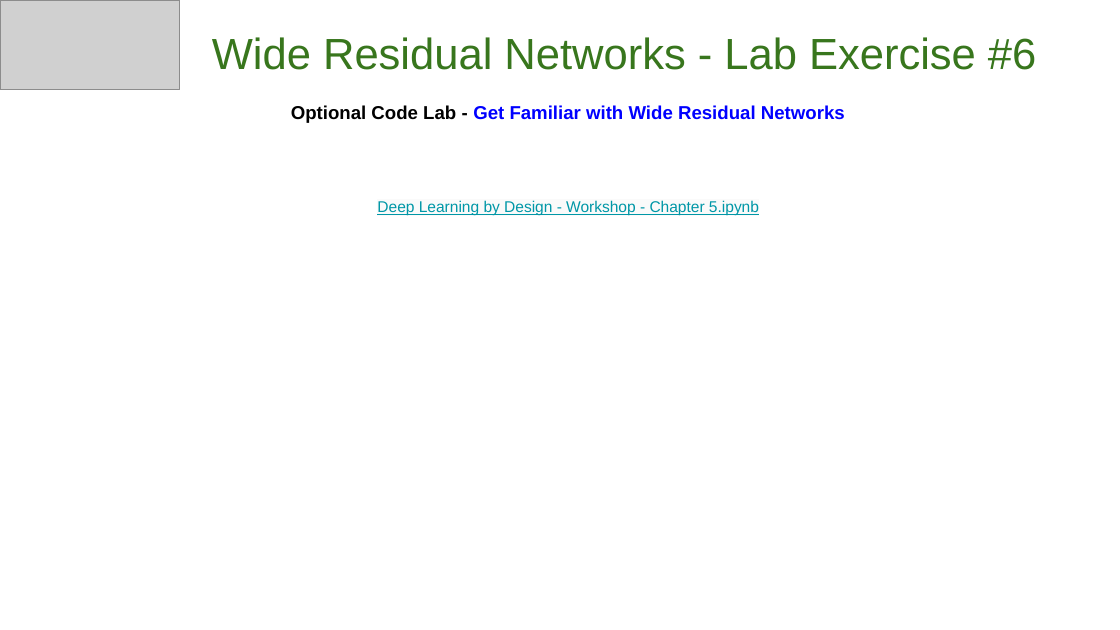
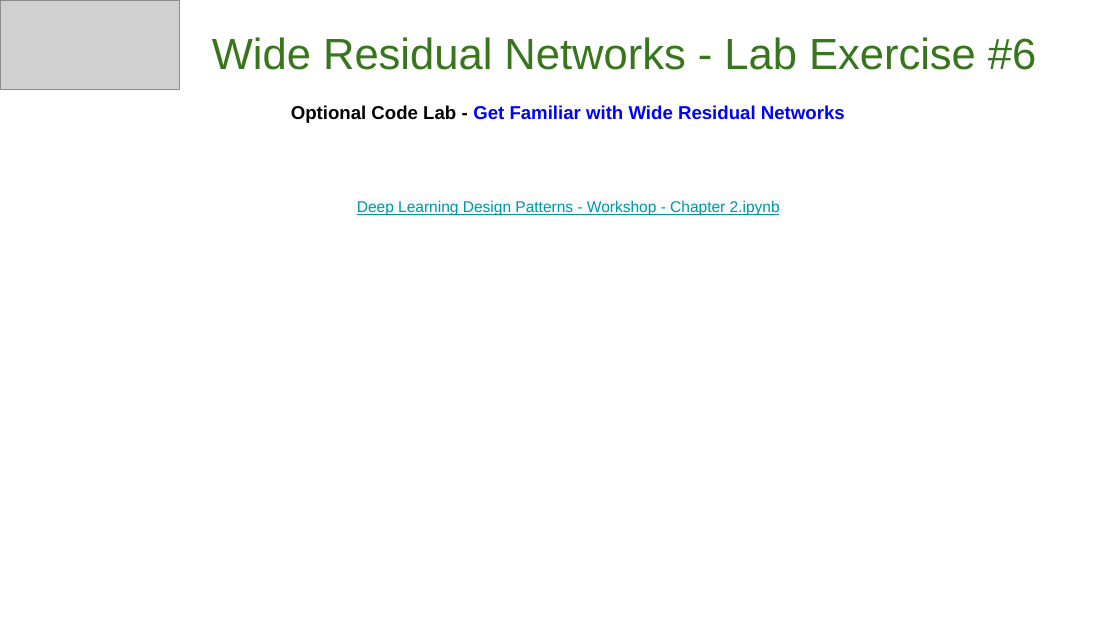
Before and after one commit to GoogleCloudPlatform/keras-idiomatic-programmer, a slide deck: slide 33 of books/deep-learning-design-patterns/Workshops/Junior/Deep Learning Design Patterns - Workshop - Chapter 2.pptx. Drawn at 1120x630 pixels with LibreOffice and Linux fonts; fonts in the diff are those of the drawing; grey boxes stand for pictures. Boxes give left, top, right and bottom in pixels: in the first picture for what was removed or moved away, otherwise in the second. Text is boxed around its words. In the diff, an @@ line names an element or a change of style, - is before the commit and + after.

```diff
--- a/books/deep-learning-design-patterns/Workshops/Junior/Deep Learning Design Patterns - Workshop - Chapter 2.pptx
+++ b/books/deep-learning-design-patterns/Workshops/Junior/Deep Learning Design Patterns - Workshop - Chapter 2.pptx
@@ text at (357,200,780,216): text changed @@
-Deep Learning by Design - Workshop - Chapter 5.ipynb
+Deep Learning Design Patterns - Workshop - Chapter 2.ipynb
```
Also in this commit, not shown: 1 other slide changed, 2 other files.
